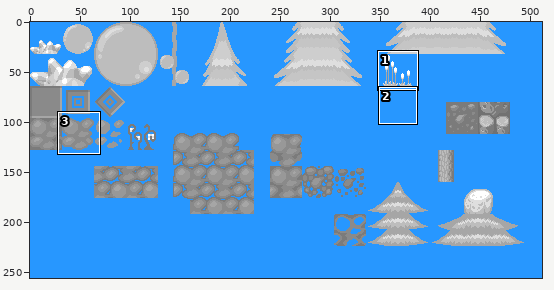
Sprite sheet, stored at Locust.gmx/GFX/tiles.png. Above: a wide view before the commit, with the close-up outlined.
Close-up. Before:
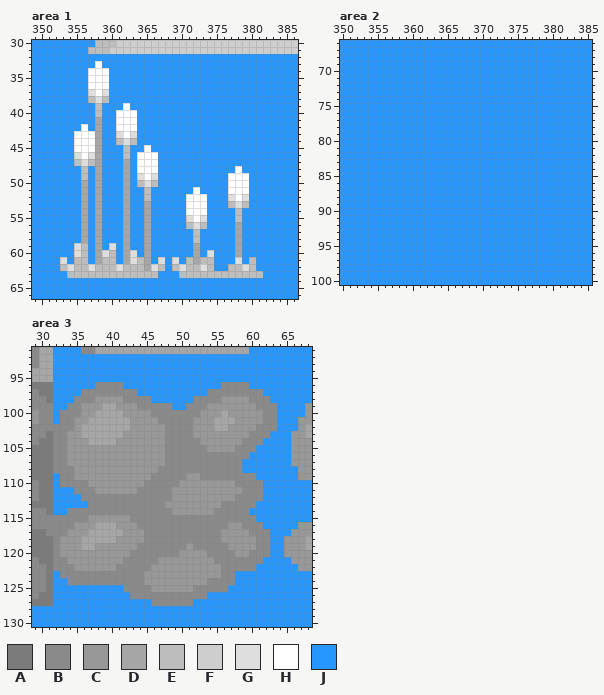
The file is 512x256 pixels. Colours within 5 levels of each other are drawn and written as one. Shown: area 1: x 349..386, y 30..66; area 2: x 350..385, y 66..100; area 3: x 29..68, y 91..130. The commit also changed other parts of the picture, which this record leaves out.
Palette (. is transparent): A #7b7b7b  B #8a8a8a  C #989898  D #a6a6a6  E #bdbdbd  F #cecece  G #dedede  H #ffffff  J #2797ff
Pixels before, area 1, first column x 349:
30 JJJJJJJJJEEEFFFFFFFFFFFFFFFFFFFFFFFFFF
31 JJJJJJJJEEEFFFFFFFFFFFFFFFFFFFFFFFFFFF
32 JJJJJJJJJJJJJJJJJJJJJJJJJJJJJJJJJJJJJJ
33 JJJJJJJJJHJJJJJJJJJJJJJJJJJJJJJJJJJJJJ
34 JJJJJJJJHHHJJJJJJJJJJJJJJJJJJJJJJJJJJJ
35 JJJJJJJJHHHJJJJJJJJJJJJJJJJJJJJJJJJJJJ
36 JJJJJJJJHHHJJJJJJJJJJJJJJJJJJJJJJJJJJJ
37 JJJJJJJJGHGJJJJJJJJJJJJJJJJJJJJJJJJJJJ
38 JJJJJJJJEGEJJJJJJJJJJJJJJJJJJJJJJJJJJJ
39 JJJJJJJJJEJJJHJJJJJJJJJJJJJJJJJJJJJJJJ
40 JJJJJJJJJEJJHHHJJJJJJJJJJJJJJJJJJJJJJJ
41 JJJJJJJJJDJJHHHJJJJJJJJJJJJJJJJJJJJJJJ
42 JJJJJJJHJDJJHHHJJJJJJJJJJJJJJJJJJJJJJJ
43 JJJJJJHHHDJJGHGJJJJJJJJJJJJJJJJJJJJJJJ
44 JJJJJJHHHDJJEGEJJJJJJJJJJJJJJJJJJJJJJJ
45 JJJJJJHHHDJJJEJJHJJJJJJJJJJJJJJJJJJJJJ
46 JJJJJJGHGDJJJEJHHHJJJJJJJJJJJJJJJJJJJJ
47 JJJJJJEGEDJJJDJHHHJJJJJJJJJJJJJJJJJJJJ
48 JJJJJJJEJDJJJDJHHHJJJJJJJJJJJHJJJJJJJJ
49 JJJJJJJEJDJJJDJGHGJJJJJJJJJJHHHJJJJJJJ
50 JJJJJJJDJDJJJDJEGEJJJJJJJJJJHHHJJJJJJJ
51 JJJJJJJDJDJJJDJJEJJJJJJHJJJJHHHJJJJJJJ
52 JJJJJJJDJDJJJDJJEJJJJJHHHJJJGHGJJJJJJJ
53 JJJJJJJDJDJJJDJJDJJJJJHHHJJJEGEJJJJJJJ
54 JJJJJJJDJDJJJDJJDJJJJJHHHJJJJEJJJJJJJJ
55 JJJJJJJDJDJJJDJJDJJJJJGHGJJJJEJJJJJJJJ
56 JJJJJJJDJDJJJDJJDJJJJJEGEJJJJDJJJJJJJJ
57 JJJJJJJDJDJJJDJJDJJJJJJEJJJJJDJJJJJJJJ
58 JJJJJJJDJDJJJDJJDJJJJJJEJJJJJDJJJJJJJJ
59 JJJJJJGEJDJGJDJJDJJJJJJDJJJJJDJJJJJJJJ
60 JJJJJJGEJDGEJDGJDJJJJJJDJGJJJDJJJJJJJJ
61 JJJJGJEEJDEEJDGEDJGJGJEDEEJJJGJEJJJJJJ
62 JJJJEGEEGEEEGEEEDGEJEGEEGEJJEEGEJJJJJJ
63 JJJJJEEEEEEEEEEEEEJJJEEEEEEEEEEEEJJJJJ
64 JJJJJJJJJJJJJJJJJJJJJJJJJJJJJJJJJJJJJJ
65 JJJJJJJJJJJJJJJJJJJJJJJJJJJJJJJJJJJJJJ
66 JJJJJJJJJJJJJJJJJJJJJJJJJJJJJJJJJJJJJJ
Pixels before, area 2, first column x 350:
 66 JJJJJJJJJJJJJJJJJJJJJJJJJJJJJJJJJJJJ
 67 JJJJJJJJJJJJJJJJJJJJJJJJJJJJJJJJJJJJ
 68 JJJJJJJJJJJJJJJJJJJJJJJJJJJJJJJJJJJJ
 69 JJJJJJJJJJJJJJJJJJJJJJJJJJJJJJJJJJJJ
 70 JJJJJJJJJJJJJJJJJJJJJJJJJJJJJJJJJJJJ
 71 JJJJJJJJJJJJJJJJJJJJJJJJJJJJJJJJJJJJ
 72 JJJJJJJJJJJJJJJJJJJJJJJJJJJJJJJJJJJJ
 73 JJJJJJJJJJJJJJJJJJJJJJJJJJJJJJJJJJJJ
 74 JJJJJJJJJJJJJJJJJJJJJJJJJJJJJJJJJJJJ
 75 JJJJJJJJJJJJJJJJJJJJJJJJJJJJJJJJJJJJ
 76 JJJJJJJJJJJJJJJJJJJJJJJJJJJJJJJJJJJJ
 77 JJJJJJJJJJJJJJJJJJJJJJJJJJJJJJJJJJJJ
 78 JJJJJJJJJJJJJJJJJJJJJJJJJJJJJJJJJJJJ
 79 JJJJJJJJJJJJJJJJJJJJJJJJJJJJJJJJJJJJ
 80 JJJJJJJJJJJJJJJJJJJJJJJJJJJJJJJJJJJJ
 81 JJJJJJJJJJJJJJJJJJJJJJJJJJJJJJJJJJJJ
 82 JJJJJJJJJJJJJJJJJJJJJJJJJJJJJJJJJJJJ
 83 JJJJJJJJJJJJJJJJJJJJJJJJJJJJJJJJJJJJ
 84 JJJJJJJJJJJJJJJJJJJJJJJJJJJJJJJJJJJJ
 85 JJJJJJJJJJJJJJJJJJJJJJJJJJJJJJJJJJJJ
 86 JJJJJJJJJJJJJJJJJJJJJJJJJJJJJJJJJJJJ
 87 JJJJJJJJJJJJJJJJJJJJJJJJJJJJJJJJJJJJ
 88 JJJJJJJJJJJJJJJJJJJJJJJJJJJJJJJJJJJJ
 89 JJJJJJJJJJJJJJJJJJJJJJJJJJJJJJJJJJJJ
 90 JJJJJJJJJJJJJJJJJJJJJJJJJJJJJJJJJJJJ
 91 JJJJJJJJJJJJJJJJJJJJJJJJJJJJJJJJJJJJ
 92 JJJJJJJJJJJJJJJJJJJJJJJJJJJJJJJJJJJJ
 93 JJJJJJJJJJJJJJJJJJJJJJJJJJJJJJJJJJJJ
 94 JJJJJJJJJJJJJJJJJJJJJJJJJJJJJJJJJJJJ
 95 JJJJJJJJJJJJJJJJJJJJJJJJJJJJJJJJJJJJ
 96 JJJJJJJJJJJJJJJJJJJJJJJJJJJJJJJJJJJJ
 97 JJJJJJJJJJJJJJJJJJJJJJJJJJJJJJJJJJJJ
 98 JJJJJJJJJJJJJJJJJJJJJJJJJJJJJJJJJJJJ
 99 JJJJJJJJJJJJJJJJJJJJJJJJJJJJJJJJJJJJ
100 JJJJJJJJJJJJJJJJJJJJJJJJJJJJJJJJJJJJ
Pixels before, area 3, first column x 29:
 91 BDDJJJJBBDDDDDDDDDDDDDDDDDDDDDDJJJJJJJJJ
 92 BDDJJJJJJJJJJJJJJJJJJJJJJJJJJJJJJJJJJJJJ
 93 BDDJJJJJJJJJJJJJJJJJJJJJJJJJJJJJJJJJJJJJ
 94 DDDJJJJJJJJJJJJJJJJJJJJJJJJJJJJJJJJJJJJJ
 95 DDDJJJJJJJJJJJJJJJJJJJJJJJJJJJJJJJJJJJJJ
 96 AAAJJJJJJBBBBJJJJJJJJJJJJJJBBBBJJJJJJJJJ
 97 BAAJJJJBBBBBBBBJJJJJJJJJJBBBBBBBBJJJJJJJ
 98 BBAJJJBBBCCCCBBBBJJJJJJBBBBCCCCBBBJJJJJJ
 99 BBBJJBBCCCDDCCCBBBBBJJBBBCCCCCCCBBBJJJJC
100 CBBJBBBCCDDDDCCCCBBBBBBBCCCDCCCCCBBJJJJC
101 CBBJBBCCDDDDDDCCCCBBBBBCCCDDDCCCCBBJJJCC
102 BBBBBBCDDDDDDDCCCCCBBBBCCCDDCCCCBBBJJJCD
103 BBABBCCDDDDDDCCCCCCBBBBCCCCCCCCBBBJJJCCD
104 BAABBCCCDDDDCCCCCCCBBBBBCCCCCCBBBJJJJCCC
105 AAABBCCCCCCCCCCCCCCBBBBBBCCCCBBBJJJJJCCC
106 AAABBCCCCCCCCCCCCCCBBBBBBBBBBBBJJJJJJCCC
107 AAABBCCCCCCCCCCCCCCBBBBBBBBBBBJJJJJJJCCC
108 AAABBBCCCCCCCCCCCCBBBBBBBBBBBBJJJJJJJJCC
109 AAAJBBCCCCCCCCCCCBBBBBCCBBBBBBBBJJJJJJCC
110 BAAJBBBBCCCCCCCCBBBBBCCCCCCCCBBBBJJJJJJJ
111 BAAJJJBBBCCCCCCBBBBBCCCCCCCCCCBBBJJJJJJJ
112 BAAJJJJBBBBBBBBBBBBBCCCCCCCCCBBBBJJJJJJJ
113 AAAJJJJJBBBBBBBBBBBCCCCCCCCBBBBBJJJJJJJJ
114 BBAJJBBBBBBBBBBBBBBBCCCCCCBBBBBJJJJJJJJJ
115 BBBBBBBBCCCCCCBBBBBBBBBBBBBBBBBBJJJJJJJJ
116 BBBBBBCCCDDDCCCBBBBBBBBBBBBBCCBBBJJJJJCC
117 AABBBCCCDDDDDCCCBBBBBBBBBBBCCCCBBBJJJCCC
118 AAABCCCDDDDDCCCCBBBBBBBBBBBCCCCCBBJJCCCD
119 AAABCCCDDCCCCCCBBBBBBBCBBBBBCCCCBBJJCCCD
120 AAABCCCCCCCCCCBBBBBBBCCCCBBBBCCBBBJJCCCC
121 BAABBCCCCCCCCBBBBBCCCCCCCCBBBBBBBJJJJCCC
122 BBABBBCCCCCCBBBBBCCCCCCCCCCBBBBBJJJJJJCC
123 BBAJBBBBBBBBBBBBCCCCCCCCCCCBBJJJJJJJJJJJ
124 BBAJJBBBBBBBBBBBCCCCCCCCCBBBBJJJJJJJJJJJ
125 BBAJJJJJJJJJJBBBBCCCCCCBBBBBJJJJJJJJJJJJ
126 BAAJJJJJJJJJJJBBBBBBBBBBBJJJJJJJJJJJJJJJ
127 AAAJJJJJJJJJJJJJJBBBBBBJJJJJJJJJJJJJJJJJ
128 JJJJJJJJJJJJJJJJJJJJJJJJJJJJJJJJJJJJJJJJ
129 JJJJJJJJJJJJJJJJJJJJJJJJJJJJJJJJJJJJJJJJ
130 JJJJJJJJJJJJJJJJJJJJJJJJJJJJJJJJJJJJJJJJ
New version:
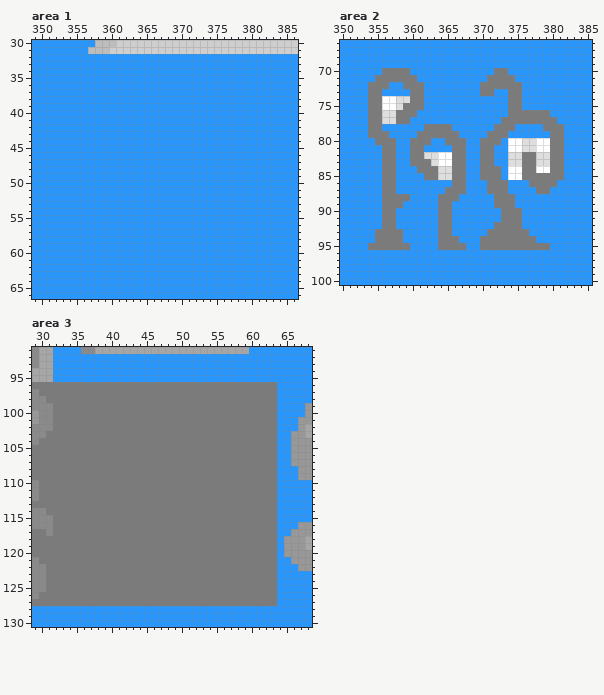
Diff:
Changed rows in their new state; - is an unchanged pixel.
Area 1:
first column x 353:
33 -----J-----------------------
34 ----JJJ----------------------
35 ----JJJ----------------------
36 ----JJJ----------------------
37 ----JJJ----------------------
38 ----JJJ----------------------
39 -----J---J-------------------
40 -----J--JJJ------------------
41 -----J--JJJ------------------
42 ---J-J--JJJ------------------
43 --JJJJ--JJJ------------------
44 --JJJJ--JJJ------------------
45 --JJJJ---J--J----------------
46 --JJJJ---J-JJJ---------------
47 --JJJJ---J-JJJ---------------
48 ---J-J---J-JJJ-----------J---
49 ---J-J---J-JJJ----------JJJ--
50 ---J-J---J-JJJ----------JJJ--
51 ---J-J---J--J------J----JJJ--
52 ---J-J---J--J-----JJJ---JJJ--
53 ---J-J---J--J-----JJJ---JJJ--
54 ---J-J---J--J-----JJJ----J---
55 ---J-J---J--J-----JJJ----J---
56 ---J-J---J--J-----JJJ----J---
57 ---J-J---J--J------J-----J---
58 ---J-J---J--J------J-----J---
59 --JJ-J-J-J--J------J-----J---
60 --JJ-JJJ-JJ-J------J-J---J---
61 J-JJ-JJJ-JJJJ-J-J-JJJJ---J-J-
62 JJJJJJJJJJJJJJJ-JJJJJJ--JJJJ-
63 -JJJJJJJJJJJJJ---JJJJJJJJJJJJ
Area 2:
first column x 354:
 70 --AAAA------------AA--------
 71 -AAAAAA----------AAAA-------
 72 AAA--AAA--------AAAAAA------
 73 AA----AA--------AA--AA------
 74 AAHHGGAA------------AA------
 75 AAHHGAAA------------AA------
 76 AAGGAAA-------------AAAAAA--
 77 AAGGAA-------------AAAAAAAA-
 78 AA------AAAA------AAA----AAA
 79 AAA----AAAAAA----AAA------AA
 80 -AAA--AAA--AAA--AAA-HHGGHHAA
 81 --AA--AA----AA--AA--HHGGHHAA
 82 --AA--AAGGHHAA--AA--GGAAGGAA
 83 --AA--AAAGHHAA--AA--GGAAGGAA
 84 --AA---AAAGGAA--AAA-HHAAHHAA
 85 --AA----AAGGAA--AAA-HHAAAAAA
 86 --AA--------AA---AAA---AAAA-
 87 --AA-------AAA---AAA----AA--
 88 --AAAA----AAA-----AAA-------
 89 --AAA-----AA------AAA-------
 90 --AA------AA-------AAA------
 91 --AA------AA-------AAA------
 92 --AA------AA------AAAA------
 93 -AAAA-----AA-----AAAAAA-----
 94 -AAAA-----AAA---AAAAAAAA----
 95 AAAAAA----AAAA--AAAAAAAAAA--
Area 3:
first column x 32:
 96 AAAAAAAAAAAAAAAAAAAAAAAAAAAAAAAA
 97 AAAAAAAAAAAAAAAAAAAAAAAAAAAAAAAA
 98 AAAAAAAAAAAAAAAAAAAAAAAAAAAAAAAA
 99 AAAAAAAAAAAAAAAAAAAAAAAAAAAAAAAA
100 AAAAAAAAAAAAAAAAAAAAAAAAAAAAAAAA
101 AAAAAAAAAAAAAAAAAAAAAAAAAAAAAAAA
102 AAAAAAAAAAAAAAAAAAAAAAAAAAAAAAAA
103 AAAAAAAAAAAAAAAAAAAAAAAAAAAAAAAA
104 AAAAAAAAAAAAAAAAAAAAAAAAAAAAAAAA
105 AAAAAAAAAAAAAAAAAAAAAAAAAAAAAAAA
106 AAAAAAAAAAAAAAAAAAAAAAAAAAAAAAAA
107 AAAAAAAAAAAAAAAAAAAAAAAAAAAAAAAA
108 AAAAAAAAAAAAAAAAAAAAAAAAAAAAAAAA
109 AAAAAAAAAAAAAAAAAAAAAAAAAAAAAAAA
110 AAAAAAAAAAAAAAAAAAAAAAAAAAAAAAAA
111 AAAAAAAAAAAAAAAAAAAAAAAAAAAAAAAA
112 AAAAAAAAAAAAAAAAAAAAAAAAAAAAAAAA
113 AAAAAAAAAAAAAAAAAAAAAAAAAAAAAAAA
114 AAAAAAAAAAAAAAAAAAAAAAAAAAAAAAAA
115 AAAAAAAAAAAAAAAAAAAAAAAAAAAAAAAA
116 AAAAAAAAAAAAAAAAAAAAAAAAAAAAAAAA
117 AAAAAAAAAAAAAAAAAAAAAAAAAAAAAAAA
118 AAAAAAAAAAAAAAAAAAAAAAAAAAAAAAAA
119 AAAAAAAAAAAAAAAAAAAAAAAAAAAAAAAA
120 AAAAAAAAAAAAAAAAAAAAAAAAAAAAAAAA
121 AAAAAAAAAAAAAAAAAAAAAAAAAAAAAAAA
122 AAAAAAAAAAAAAAAAAAAAAAAAAAAAAAAA
123 AAAAAAAAAAAAAAAAAAAAAAAAAAAAAAAA
124 AAAAAAAAAAAAAAAAAAAAAAAAAAAAAAAA
125 AAAAAAAAAAAAAAAAAAAAAAAAAAAAAAAA
126 AAAAAAAAAAAAAAAAAAAAAAAAAAAAAAAA
127 AAAAAAAAAAAAAAAAAAAAAAAAAAAAAAAA
